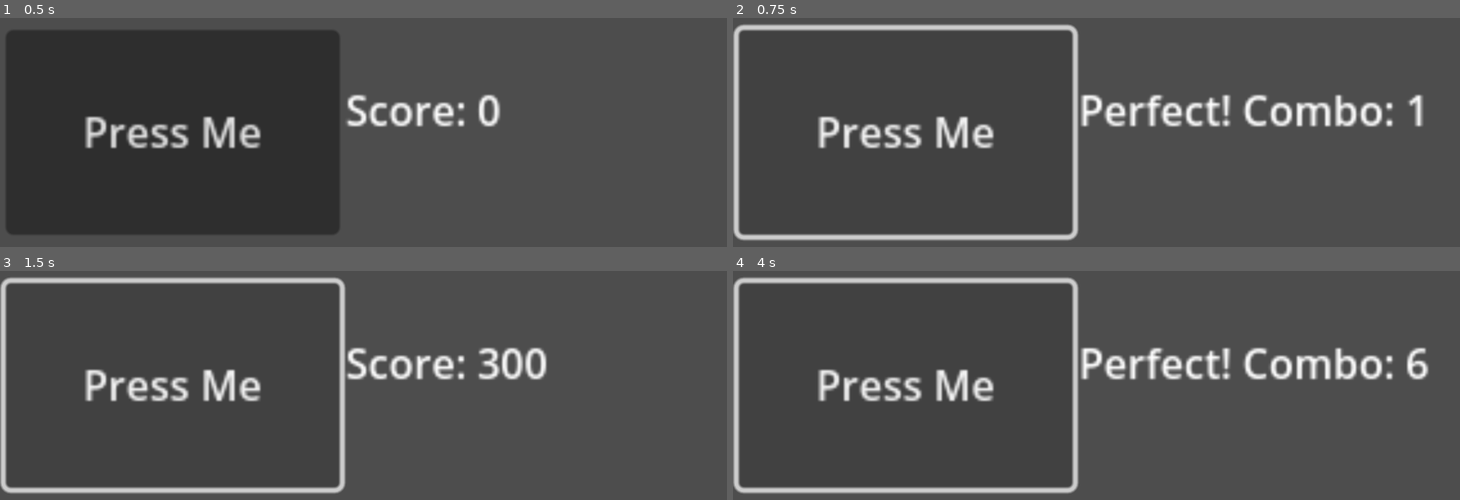
Above: before the commit, frames 1-4 (two rows, left to right).
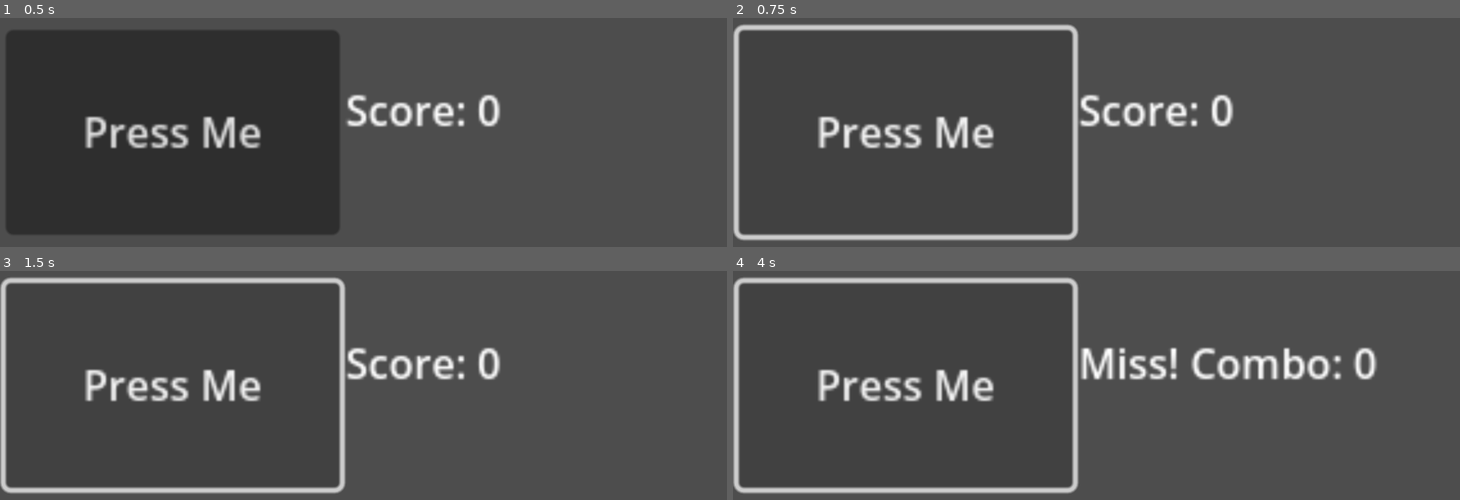
Above: after the commit, the same moments.

Repository: CSCI4250-HCI-Project/Rhythm-Game
Game: Godot game, scene res://scenes/TestScene2.tscn
Same seed, same stepped clock (60 frames per second), same inputs: the game is played once before the commit and once after it. The project has no main scene, so this scene is started directly.
Inputs:
- Up to frame 1 (0.5 s): no input
- Up to frame 2 (0.75 s): click "Press Me" at 0.5 s
- Up to frame 3 (1.5 s): click "Press Me" at 1.25 s
- Up to frame 4 (4 s): click "Press Me" at 2 s; tap Enter (ui_accept) at 2.75, 3.6, 3.77 s; hold Enter (ui_accept) 2.78-3.53 s

Frame 1 is identical in both runs. In frame 2, 3.3% of the frame differs, in the area x 47-95%, y 33-48%; in frame 3, 0.8%; in frame 4, 4.0%, in the area x 48-96%, y 33-48%.

Commit message:
Added TestScene, Conductor, WebcamInput, and scoring logic

Diff:
--- a/scenes/TestScene2.tscn
+++ b/scenes/TestScene2.tscn
@@ -1,8 +1,12 @@
-[gd_scene load_steps=4 format=3 uid="uid://duqfuj660mc8p"]
+[gd_scene load_steps=7 format=3 uid="uid://duqfuj660mc8p"]
 
 [ext_resource type="Script" uid="uid://cdd0nat5ynq48" path="res://scripts/TestScene.gd" id="1_lqg2c"]
 [ext_resource type="Script" uid="uid://be612u338ddd0" path="res://scripts/FeedbackUI.gd" id="1_uvntb"]
 [ext_resource type="Script" uid="uid://dosrp103jmi2y" path="res://scripts/ScoreManager.gd" id="3_pibbx"]
+[ext_resource type="Script" uid="uid://dp7arf3lo38df" path="res://scripts/Conductor.gd" id="4_2scg0"]
+[ext_resource type="Script" uid="uid://bmknrtio7jwqh" path="res://scripts/WebcamInput.gd" id="5_fu3cl"]
+
+[sub_resource type="AudioStreamWAV" id="AudioStreamWAV_2scg0"]
 
 [node name="TestScene" type="Control"]
 layout_mode = 3
@@ -46,5 +50,14 @@
 [node name="ScoreManager" type="Node" parent="."]
 script = ExtResource("3_pibbx")
 
+[node name="Conductor" type="Node" parent="."]
+script = ExtResource("4_2scg0")
+
+[node name="AudioStreamPlayer" type="AudioStreamPlayer" parent="Conductor"]
+stream = SubResource("AudioStreamWAV_2scg0")
+
+[node name="WebcamInput" type="Node" parent="."]
+script = ExtResource("5_fu3cl")
+
 [connection signal="pressed" from="TestButton" to="." method="_on_test_button_pressed"]
 [connection signal="pressed" from="TestButton" to="." method="_on_TestButton_pressed"]
--- /dev/null
+++ b/scripts/Conductor.gd
@@ -0,0 +1,40 @@
+extends Node
+
+signal beat(time: float)
+signal song_started
+signal song_ended
+
+@export var bpm: float = 120.0
+@export var song_length: float = 60.0 # seconds
+@onready var audio_player: AudioStreamPlayer = $AudioStreamPlayer
+
+var start_time: float
+var beat_interval: float
+
+func _ready():
+	beat_interval = 60.0 / bpm
+	print("Conductor ready — BPM:", bpm)
+
+func start_song():
+	if audio_player == null:
+		push_warning("⚠️ AudioStreamPlayer not found — no audio will play.")
+	else:
+		audio_player.play()
+
+	start_time = Time.get_ticks_msec() / 1000.0
+	emit_signal("song_started")
+	_start_beat_timer()
+
+func _start_beat_timer():
+	var beat_index = 0
+	while beat_index * beat_interval < song_length:
+		await get_tree().create_timer(beat_interval).timeout
+		var beat_time = Time.get_ticks_msec() / 1000.0
+		emit_signal("beat", beat_time)
+		beat_index += 1
+		print("Beat", beat_index, "at", beat_time)
+
+func stop_song():
+	if audio_player:
+		audio_player.stop()
+	emit_signal("song_ended")
--- a/scripts/FeedbackUI.gd
+++ b/scripts/FeedbackUI.gd
@@ -1,6 +1,6 @@
 extends Label
 
-@onready var score_manager = get_node("/root/TestScene/ScoreManager")
+@onready var score_manager = get_node("../ScoreManager")
 
 func _ready() -> void:
 	# Connect to ScoreManager's hit_result signal
--- a/scripts/TestScene.gd
+++ b/scripts/TestScene.gd
@@ -1,13 +1,41 @@
 extends Control
 
 @onready var score_manager = $ScoreManager
-@onready var feedback_label = $FeedbackLabel
-@onready var test_button = $TestButton
+@onready var conductor = $Conductor
+@onready var webcam_input = $WebcamInput
+
+var upcoming_beats: Array = []
 
 func _ready():
-	print("TestScene ready — press the button to simulate hits!")
+	print("Integration test scene ready")
 
-func _on_TestButton_pressed() -> void:
-	var hit_time = Time.get_ticks_msec() / 1000.0
-	var expected_time = hit_time  # simulate a perfect hit for now
-	score_manager.register_hit(expected_time, hit_time)
+	# Connect Conductor and WebcamInput signals
+	conductor.connect("beat", Callable(self, "_on_beat"))
+	webcam_input.connect("hand_hit", Callable(self, "_on_hand_hit"))
+
+	# Start the song if available
+	if conductor.has_method("start_song"):
+		conductor.start_song()
+	else:
+		print("⚠️ Conductor does not have start_song() method.")
+
+func _on_beat(time: float):
+	upcoming_beats.append(time)
+	# Optional: print debug info
+	print("Beat received at:", time)
+
+func _on_hand_hit(hit_time: float):
+	if upcoming_beats.is_empty():
+		return
+
+	# Find the closest beat to this hit
+	var closest_beat_time = upcoming_beats[0]
+	for beat_time in upcoming_beats:
+		if abs(beat_time - hit_time) < abs(closest_beat_time - hit_time):
+			closest_beat_time = beat_time
+
+	# Register the hit with the score manager
+	score_manager.register_hit(closest_beat_time, hit_time)
+
+	# Remove that beat so it’s not reused
+	upcoming_beats.erase(closest_beat_time)
--- /dev/null
+++ b/scripts/WebcamInput.gd
@@ -0,0 +1,11 @@
+extends Node
+
+signal hand_hit(hit_time: float)
+
+func _ready():
+	print("WebcamInput ready — press Space to simulate a hand hit")
+
+func _unhandled_input(event):
+	if event.is_action_pressed("ui_accept"):  # e.g., Spacebar
+		var hit_time = Time.get_ticks_msec() / 1000.0
+		emit_signal("hand_hit", hit_time)
Not shown, added: scripts/Conductor.gd.uid
Not shown, added: scripts/WebcamInput.gd.uid
